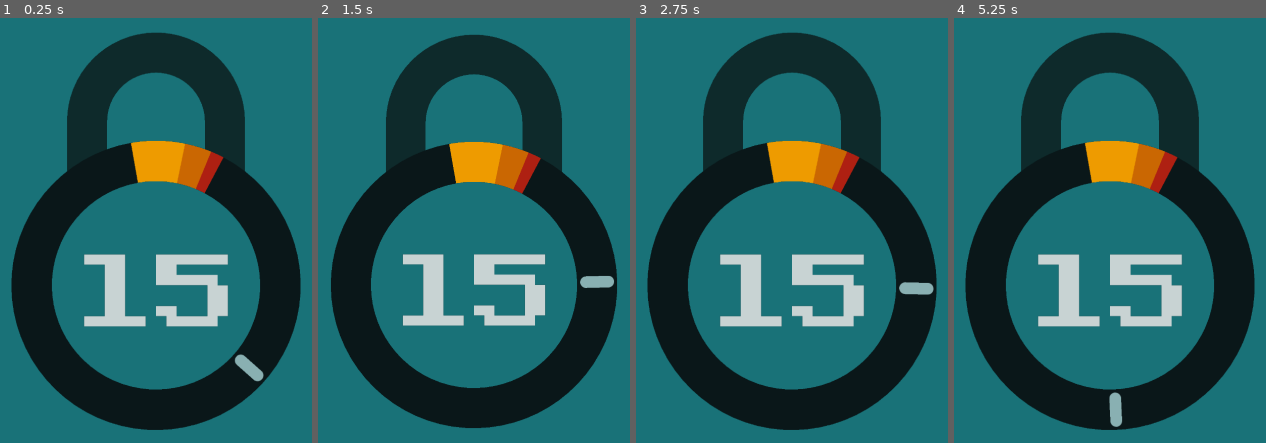
Above: before the commit, frames 1-4 (left to right).
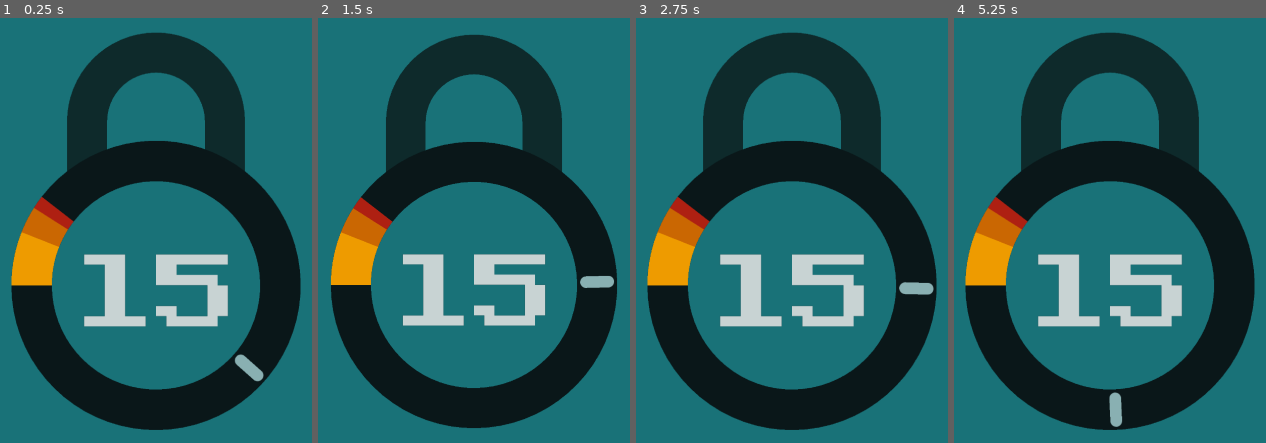
Above: after the commit, the same moments.

Repository: rob-not-bob/lock-breaker
Game: Godot game, scene res://scenes/main.tscn
The game is run twice, just before and just after one commit, with the same random seed, the same clock (stepped at 60 frames per second) and the same inputs.
Inputs (mouse positions are in pixels of both pictures, inside the frame that each line leads up to):
- Up to frame 1 (0.25 s): no input
- Up to frame 2 (1.5 s): move the mouse to (555, 205) at 0.52 s; click (555, 205) at 0.6 s; move the mouse to (402, 281) at 1.27 s; click (402, 281) at 1.35 s
- Up to frame 3 (2.75 s): move the mouse to (829, 69) at 2.02 s; click (829, 69) at 2.1 s
- Up to frame 4 (5.25 s): move the mouse to (1091, 404) at 2.77 s; click (1091, 404) at 2.85 s; move the mouse to (1222, 362) at 3.52 s; click (1222, 362) at 3.6 s; move the mouse to (1000, 124) at 4.27 s; click (1000, 124) at 4.35 s; move the mouse to (1128, 243) at 5.02 s; click (1128, 243) at 5.1 s

The runs differ from the first frame. In frame 1, 5.2% of the frame differs, in the area x 3-72%, y 28-97%; in frame 2, 5.0%; in frame 3, 5.2%; in frame 4, 5.2%.

Commit message:
Fixes spawning + lose conditions

Diff:
--- a/scenes/arc_donut.gd
+++ b/scenes/arc_donut.gd
@@ -9,7 +9,13 @@
 @export_color_no_alpha var bg_color: Color = Color.html("#0A1719");
 
 @export_category("Arcs")
-@export_range(0, 360) var start_angle: float = 0;
+@export_range(0, 360) var start_angle: float = 0:
+	set(angle):
+		if angle < 0:
+			angle = 360 + angle;
+		start_angle = fmod(angle, 360);
+	get:
+		return start_angle;
 @export var arc_names: Array[String] = ["yellow", "orange", "red"];
 @export var angle_sizes: Array[float] = [21.6, 10.8, 5.4];
 @export var colors: Array[Color] = [Color.html("#EE9B00"), Color.html("#CA6702"), Color.html("#AE2012")];
--- a/scenes/indicator.gd
+++ b/scenes/indicator.gd
@@ -23,6 +23,5 @@
 
 func _physics_process(delta):
 	current_angle += rotation_speed * direction * delta;
-	current_angle = fmod(current_angle, 2 * PI)
 	position = MyUtils.get_position_about_point(_center, _radius, current_angle);
 	rotation = current_angle;
--- a/scenes/lock.gd
+++ b/scenes/lock.gd
@@ -24,13 +24,8 @@
 		return lock_speed;
 
 @export_group("Coin Spawn Distance")
-@export var first_coin_spawn_distance: float = PI;
-@export var min_coin_spawn_distance: float = PI / 3:
-	set(spawn_distance):
-		min_coin_spawn_distance = spawn_distance;
-		# $lock_body/track/coin_spawner.min_coin_spawn_distance = min_coin_spawn_distance;
-	get:
-		return min_coin_spawn_distance;
+@export var first_spawn_distance: float = 180;
+@export var min_spawn_distance: float = 60;
 
 @onready var current_difficulty: int = lock_difficulty:
 	set(difficulty):
@@ -63,43 +58,46 @@
 	current_difficulty = lock_difficulty;
 
 	indicator.initialize(center, radius, trackWidth);
+	arc_donut.start_angle = indicator.current_angle + first_spawn_distance + 90;
 	arc_donut.reverse = indicator.direction == -1;
 	start_angle = arc_donut.get_start_angle();
 	end_angle = arc_donut.get_end_angle();
 	print('end_angle ', end_angle)
-	# indicator.create_coin(first_coin_spawn_distance);
 
 func _process(_delta):
 	var angle = rad_to_deg(indicator.current_angle) + 90;
+	var current_arc = arc_donut.get_arc_name_at(angle);
 
 	if Input.is_action_just_pressed("invert"):
 		indicator.direction *= -1;
 
 		print("angle ", angle);
-		var arc = arc_donut.get_arc_name_at(angle);
-		print("arc ", arc);
-		if arc:
+		print("arc ", current_arc);
+		if current_arc:
 			_on_coin_collected();
 
 	if was_between:
 		if not arc_donut.get_arc_name_at(angle):
 			_on_lose();
-	else:
-		if arc_donut.get_arc_name_at(angle):
+	elif arc_donut.get_arc_name_at(angle):
 			was_between = true;
 
 func _on_coin_collected():
 	if current_difficulty <= 0:
 		return;
 	current_difficulty -= 1;
+	was_between = false;
 
 	if current_difficulty == 0:
 		_on_win();
 	else:
-		var angle = randf_range(0, 359.9);
+		var angle = rad_to_deg(indicator.current_angle) + 90;
+		printt("angle", angle, angle + min_spawn_distance, angle + 360 - min_spawn_distance)
 		arc_donut.reverse = indicator.direction == -1;
-		arc_donut.start_angle = angle;
-		was_between = false;
+		arc_donut.start_angle = randf_range(
+			angle + min_spawn_distance,
+			angle + 360 - min_spawn_distance
+		);
 
 func _on_win():
 	var old_direction = indicator.direction;
@@ -114,8 +112,9 @@
 
 	lock_won.emit(lock_difficulty, lock_speed);
 
-	# indicator.create_coin(first_coin_spawn_distance);
 	indicator.direction = old_direction;
+	arc_donut.start_angle = indicator.current_angle + first_spawn_distance + 90;
+	arc_donut.reverse = indicator.direction == -1;
 
 func _on_lose():
 	indicator.direction = 0;
